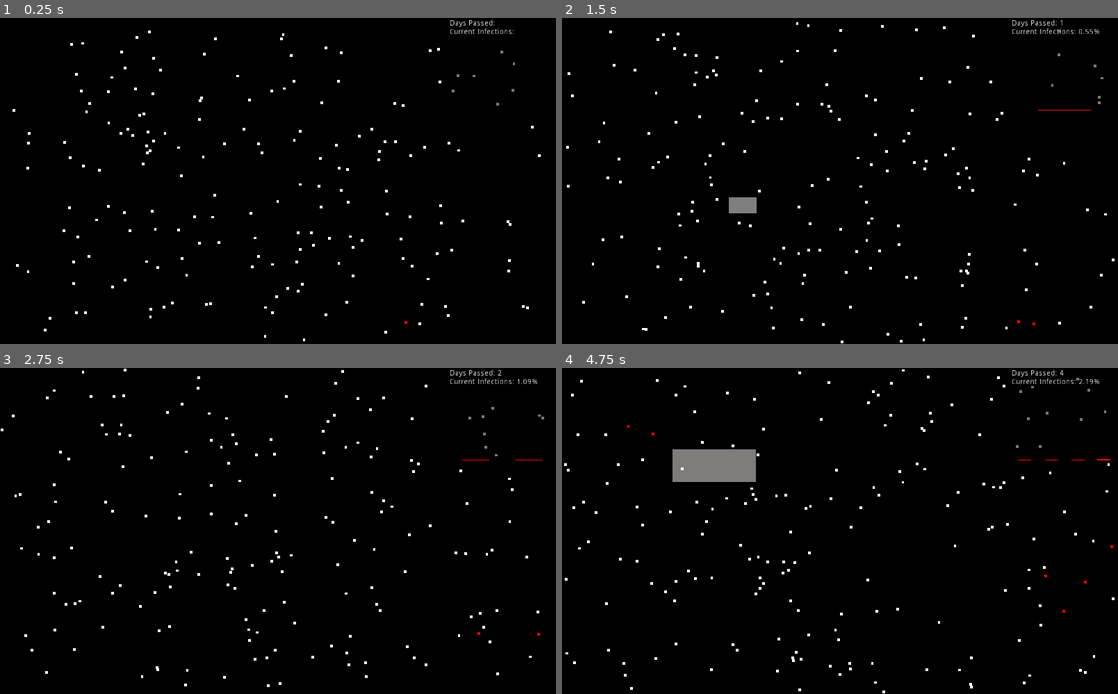
Above: before the commit, frames 1-4 (two rows, left to right).
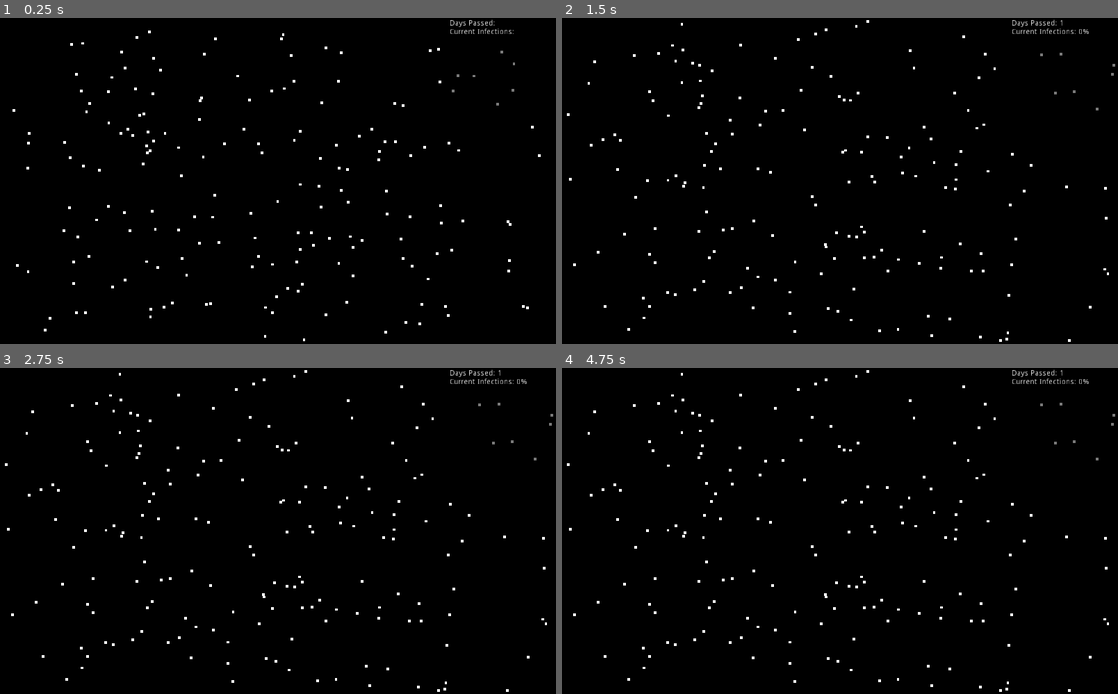
Above: after the commit, the same moments.

Repository: jonjondev/curve-flattener
Game: Godot game, scene res://main.tscn
The game is run twice, just before and just after one commit, with the same random seed, the same clock (stepped at 60 frames per second) and the same inputs.
Inputs (mouse positions are in pixels of both pictures, inside the frame that each line leads up to):
- Up to frame 1 (0.25 s): no input
- Up to frame 2 (1.5 s): tap Enter at 0.5 s; move the mouse to (962, 164) at 0.52 s; tap Space at 0.6, 0.77, 1.07 s; click (962, 164) at 0.67 s; drag from (728, 197) to (812, 246) at 1.27 s
- Up to frame 3 (2.75 s): move the mouse to (333, 459) at 2.02 s; tap Space at 2.1 s; click (333, 459) at 2.17 s
- Up to frame 4 (4.75 s): drag from (812, 596) to (673, 482) at 2.77 s; move the mouse to (1006, 579) at 3.52 s; tap Space at 3.6, 3.77, 4.07 s; click (1006, 579) at 3.67 s; drag from (673, 482) to (756, 449) at 4.27 s

The runs differ from the first frame. In frame 1, less than 0.1% of the frame differs, in the area x 72-74%, y 92-94%; in frame 2, 1.8%; in frame 3, 1.5%; in frame 4, 3.0%, in the area x 0-100%, y 0-100%.
Error after the commit: Parse Error: Can't preload resource at path: res://barrier.tscn (res://player.gd:4)

Commit message:
Added barrier to player tools

Diff:
--- /dev/null
+++ b/barrier.tscn
@@ -0,0 +1,15 @@
+[gd_scene load_steps=2 format=2]
+
+[ext_resource path="res://barrier.gd" type="Script" id=1]
+
+[node name="Barrier" type="Line2D"]
+points = PoolVector2Array( 0, 0 )
+width = 5.0
+default_color = Color( 0, 0.164706, 1, 1 )
+script = ExtResource( 1 )
+
+[node name="StaticBody2D" type="StaticBody2D" parent="."]
+
+[node name="CollisionPolygon2D" type="CollisionPolygon2D" parent="StaticBody2D"]
+
+[node name="Timer" type="Timer" parent="."]
--- a/player.gd
+++ b/player.gd
@@ -1,11 +1,17 @@
 extends Node
 
 var selection_box_scene = preload("res://selection_box.tscn")
+var barrier_scene = preload("res://barrier.tscn")
 
+enum Mode {SLOW, BARRIER}
+
+var tool_mode = Mode.BARRIER
 var dragging = false
 var start_position
 var current_selection_box
 var current_selection_intensity
+
+var current_selection_line
 
 func _ready():
 	var all_nodes = get_tree().get_nodes_in_group("node")
@@ -17,28 +23,41 @@
 	all_nodes[rand_range(0, all_nodes.size())].infect()
 
 func _input(event):
-	if event is InputEventMouseButton:
-		if event.button_index == BUTTON_LEFT:
-			if event.pressed and not dragging:
-				start_position = get_viewport().get_mouse_position()
+	if event is InputEventKey and event.pressed and event.scancode == KEY_SPACE:
+		tool_mode = (tool_mode + 1)%2
+	elif event is InputEventMouseButton and event.button_index == BUTTON_LEFT:
+		if event.pressed and not dragging:
+			start_position = get_viewport().get_mouse_position()
+			if tool_mode == Mode.SLOW:
 				current_selection_box = selection_box_scene.instance()
 				current_selection_box.position = start_position
 				get_tree().root.add_child(current_selection_box)
-				dragging = true
-			elif not event.pressed and dragging:
-				dragging = false
+			elif tool_mode == Mode.BARRIER:
+				current_selection_line = barrier_scene.instance()
+				current_selection_line.position = start_position
+				current_selection_line.add_point(start_position)
+				get_tree().root.add_child(current_selection_line)
+			dragging = true
+		elif not event.pressed and dragging:
+			dragging = false
+			if tool_mode == Mode.SLOW:
 				var selected_nodes = current_selection_box.get_overlapping_bodies()
 				current_selection_box.queue_free()
 				for node in selected_nodes:
 					if node is KinematicBody2D:
 						node.reduce_speed(current_selection_intensity, 14 * ((1/current_selection_intensity) * 2))
+			else:
+				current_selection_line.get_node("StaticBody2D/CollisionPolygon2D").polygon = current_selection_line.points
 
 func _process(delta):
-	if current_selection_box and dragging:
-		current_selection_intensity = get_effect_intensity(current_selection_box.scale)
-		var decimal_percentage = 1 - 1/current_selection_intensity
-		current_selection_box.modulate = Color(1, decimal_percentage, decimal_percentage, 0.5)
-		current_selection_box.scale = get_viewport().get_mouse_position() - start_position
+	if dragging:
+		if current_selection_box and tool_mode == Mode.SLOW:
+			current_selection_intensity = get_effect_intensity(current_selection_box.scale)
+			var decimal_percentage = 1 - 1/current_selection_intensity
+			current_selection_box.modulate = Color(1, decimal_percentage, decimal_percentage, 0.5)
+			current_selection_box.scale = get_viewport().get_mouse_position() - start_position
+		elif current_selection_line and tool_mode == Mode.BARRIER:
+			current_selection_line.points[1] = get_viewport().get_mouse_position() - current_selection_line.position
 
 func get_effect_intensity(box_scale_coordinates):
 	return (get_viewport().size.x * get_viewport().size.y) / abs(box_scale_coordinates.x * box_scale_coordinates.y)
